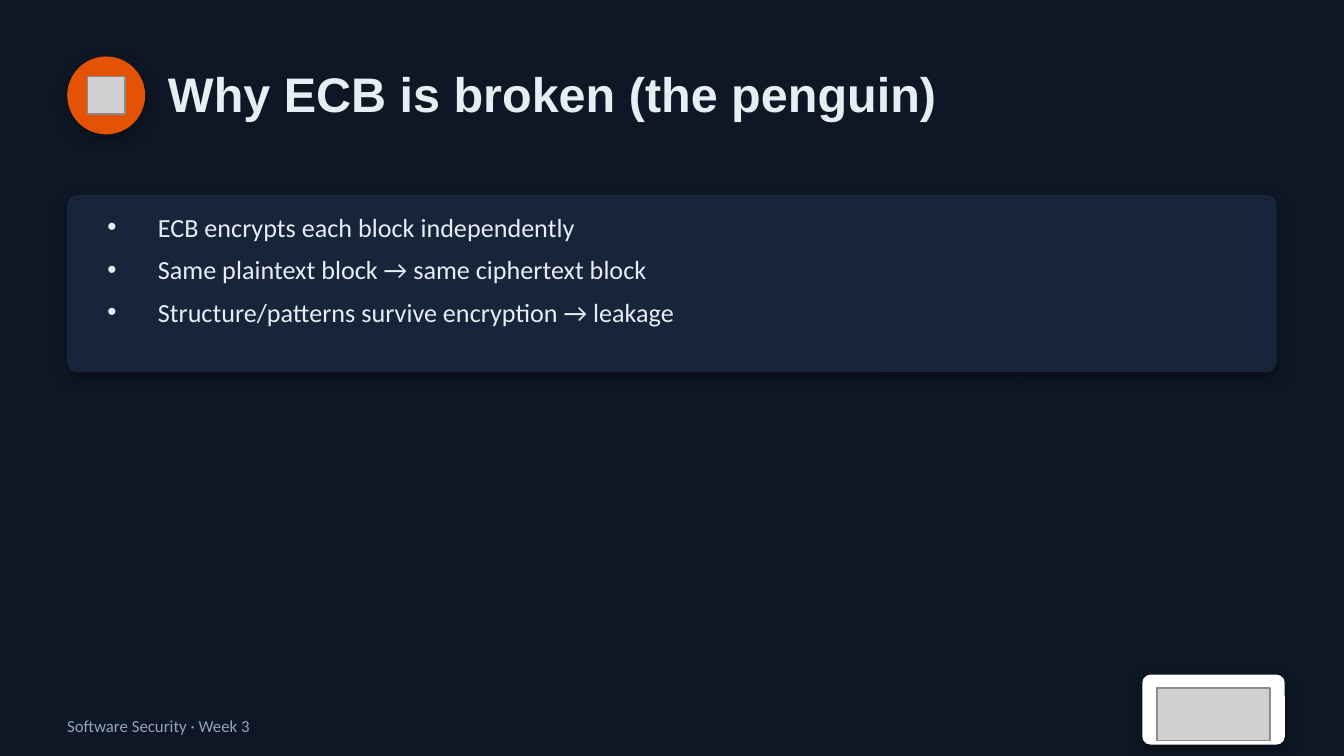
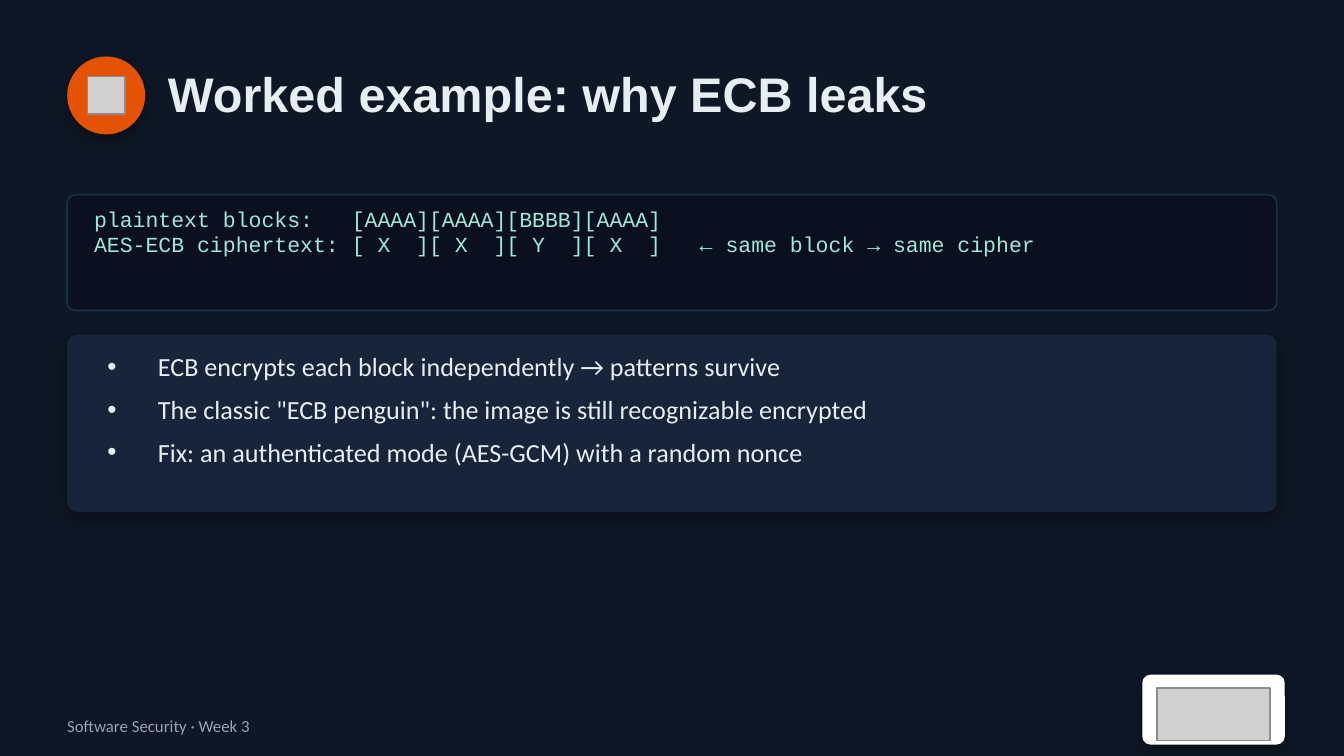
Before and after one commit to nutthakorn7/software-security, a slide deck: slide 7 of slides/pptx/week03.pptx (slide 8 before the commit). Drawn at 1344x756 pixels with LibreOffice and Linux fonts; fonts in the diff are those of the drawing; grey boxes stand for pictures. Boxes give left, top, right and bottom in pixels: in the first picture for what was removed or moved away, otherwise in the second. Text is boxed around its words. In the diff, an @@ line names an element or a change of style, - is before the commit and + after.

```diff
--- a/slides/pptx/week03.pptx
+++ b/slides/pptx/week03.pptx
@@ text at (168,77,927,121): text changed @@
-Why ECB is broken (the penguin)
+Worked example: why ECB leaks
@@ rounded rectangle: place and size @@
-rounded rectangle at (67,195,1277,372)
+rounded rectangle at (67,195,1277,310)
@@ rounded rectangle at (67,195,1277,310): fill #18243A to #0A1020; outline none to #1E2B45 1 pt; shadow off; proportions changed @@
@@ text added at (94,211,1034,257), 11.5 pt, text #9FE7D6 @@
+plaintext blocks: [AAAA][AAAA][BBBB][AAAA]
+AES-ECB ciphertext: [ X ][ X ][ Y ][ X ] ← same block → same cipher
@@ text removed at (158,219,674,327) @@
-• ECB encrypts each block independently
-• Same plaintext block → same ciphertext block
-• Structure/patterns survive encryption → leakage
@@ rounded rectangle added at (67,335,1277,512), fill #18243A @@
@@ text added at (158,358,867,466), 14 pt, text #E6EDF3 @@
+• ECB encrypts each block independently → patterns survive
+• The classic "ECB penguin": the image is still recognizable encrypted
+• Fix: an authenticated mode (AES-GCM) with a random nonce
```
Also in this commit, not shown: 7 other slides changed, 1 slide added, 3 other files.
